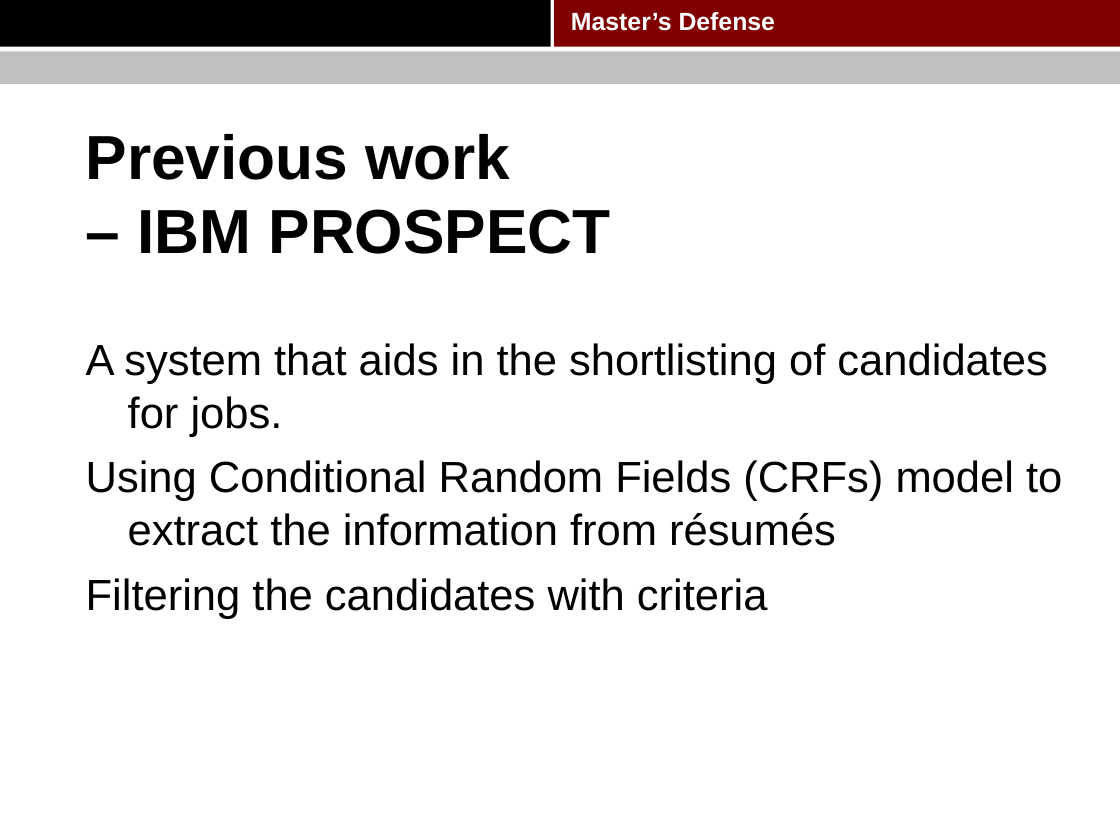
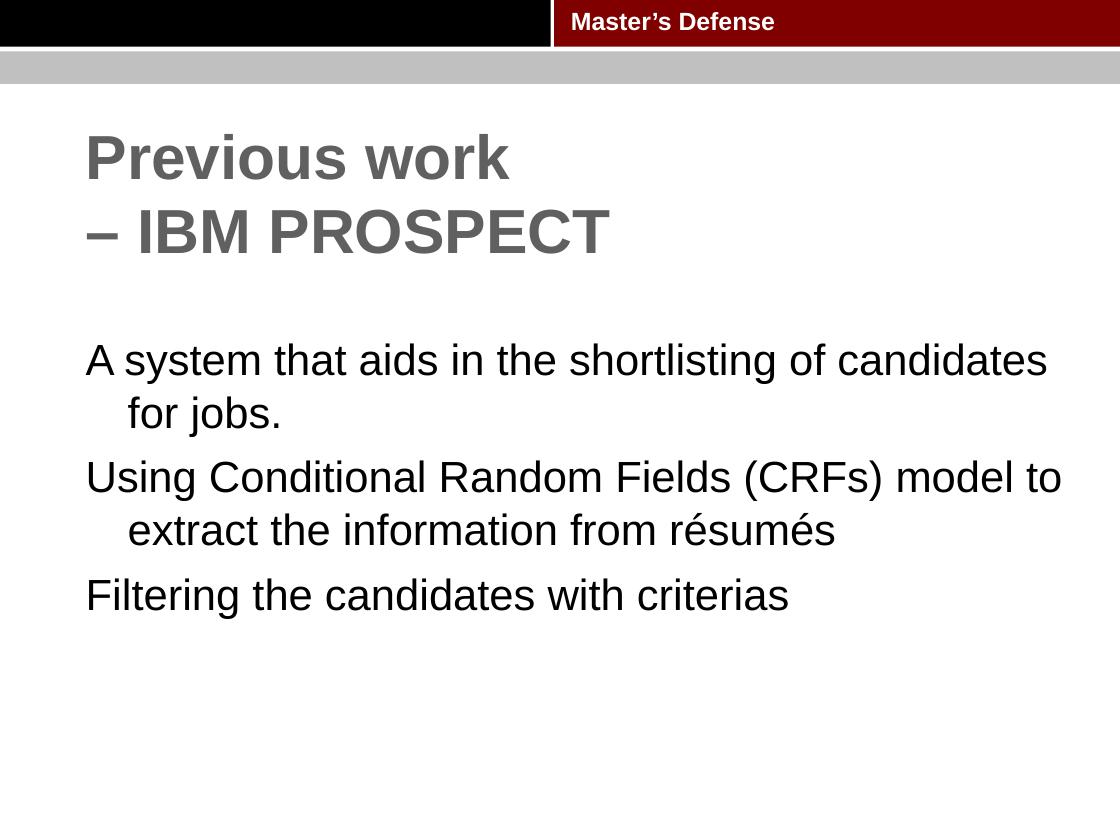
Before and after one commit to pkushiqiang/thesis, a slide deck: slide 15 of media/Master's thesis.pptx (slide 14 before the commit). Drawn at 1120x840 pixels with LibreOffice and Linux fonts; fonts in the diff are those of the drawing; background and template pictures are left out. Boxes give left, top, right and bottom in pixels: in the first picture for what was removed or moved away, otherwise in the second. Text is boxed around its words. In the diff, an @@ line names an element or a change of style, - is before the commit and + after.

```diff
--- a/media/Master's thesis.pptx
+++ b/media/Master's thesis.pptx
@@ title "Previous work – IBM PROSPECT" at bbox=[86, 134, 611, 254]: text colour #000000 to #606060 @@
@@ text at bbox=[86, 578, 789, 619]: text changed @@
-Filtering the candidates with criteria
+Filtering the candidates with criterias
```
Also in this commit, not shown: 68 other slides changed, 3 slides added.
